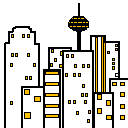
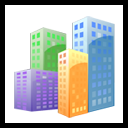
Layer changes from the first 128x128 image to the second:
hid "Calque 1" over [0, 0, 128, 128]
added layer "Calque 4" above "Calque 3" over [0, 0, 128, 128]
added layer "Calque 3" above "Calque 2" over [14, 16, 115, 118]
